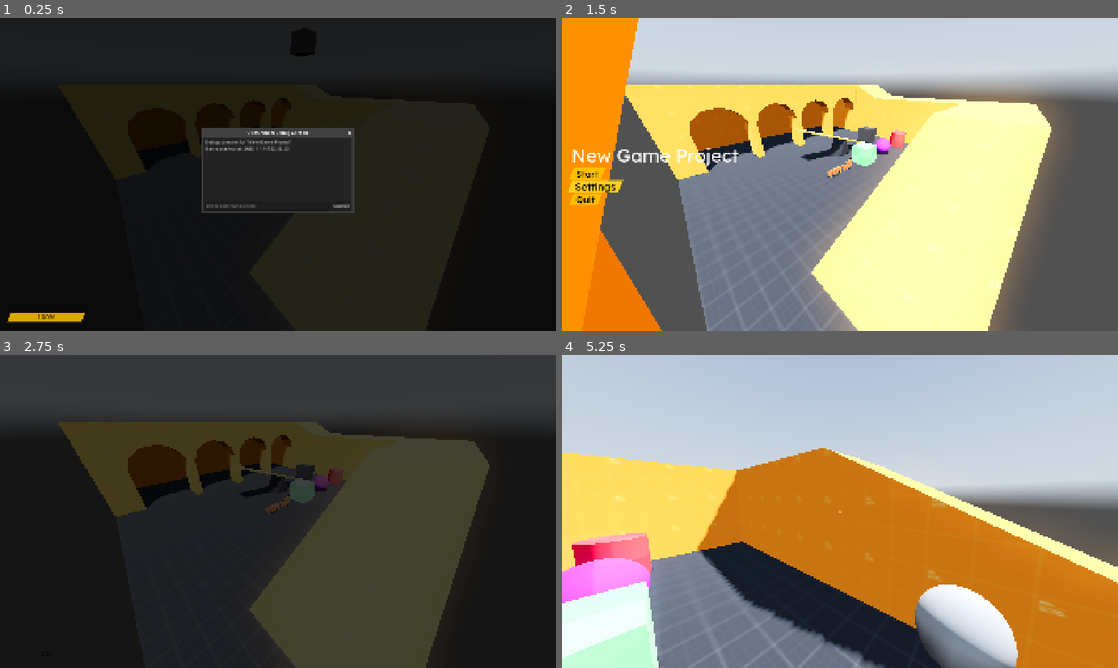
Above: before the commit, frames 1-4 (two rows, left to right).
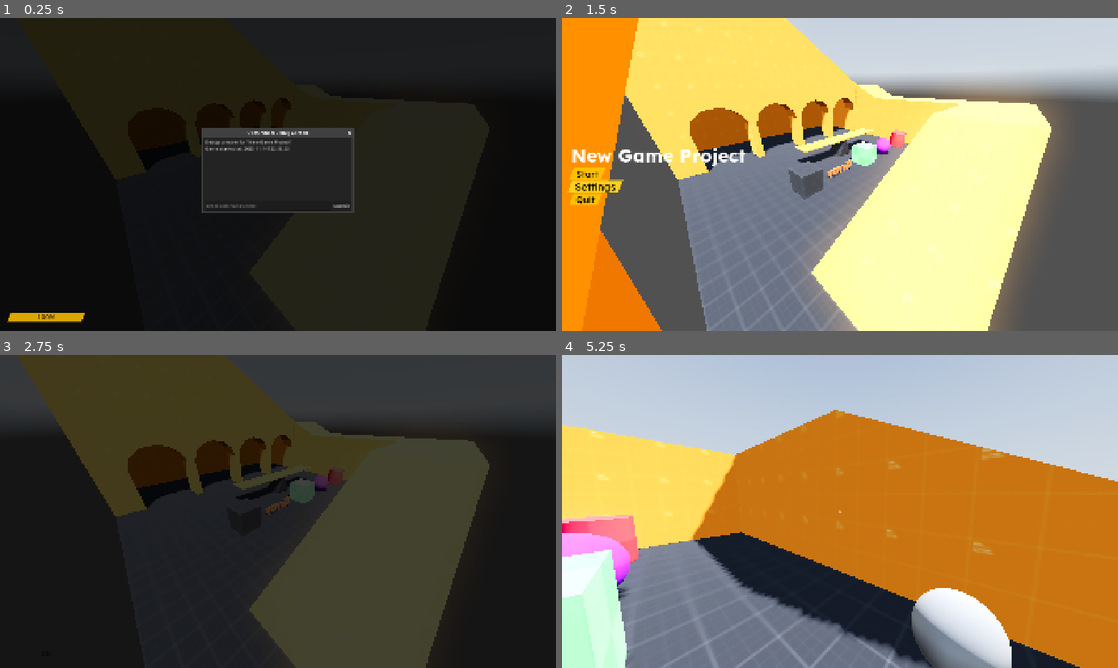
Above: after the commit, the same moments.

Repository: rayhan-nurdjaman/new-game-project
Game: Godot game, scene res://src/main.tscn
Same seed, same stepped clock (60 frames per second), same inputs: the game is played once before the commit and once after it. A sky picture missing from this copy of the repository is replaced by a grey-blue gradient.
Inputs (mouse positions are in pixels of both pictures, inside the frame that each line leads up to):
- Up to frame 1 (0.25 s): no input
- Up to frame 2 (1.5 s): click (828, 205) at 0.52 s; type "12" at 0.6 s; click "Settings" at 1.25 s
- Up to frame 3 (2.75 s): click "Start" at 2 s
- Up to frame 4 (5.25 s): move the mouse to (962, 495) at 2.77 s; hold D (move_right) 2.78-3.53 s; tap Space (move_jump) at 2.85, 3.02, 3.32, 3.77, 3.8, 4.07, 4.55 s; move the mouse to (812, 511) at 3.52 s; hold W (move_forward) from 3.53 s (still down); right-click (812, 511) at 3.6 s; move the mouse to (851, 505) at 4.27 s; hold E (interact_use) 4.28-5.03 s; move the mouse to (834, 517) at 5.02 s; tap Mouse wheel down (scroll_down) at 5.1 s

The runs differ from the first frame. In frame 1, less than 0.1% of the frame differs, in the area x 53-56%, y 11-13%; in frame 2, 9.0%; in frame 3, 8.5%; in frame 4, 30%, in the area x 0-100%, y 17-100%.

Commit message:
adjustments

Diff:
--- a/src/levels/test_level.tscn
+++ b/src/levels/test_level.tscn
@@ -81,6 +81,25 @@
 [sub_resource type="CylinderShape3D" id="CylinderShape3D_t1chq"]
 height = 1.0
 
+[sub_resource type="StandardMaterial3D" id="StandardMaterial3D_woqy2"]
+albedo_texture = ExtResource("9_b7rnw")
+uv1_triplanar = true
+
+[sub_resource type="BoxMesh" id="BoxMesh_q3sum"]
+size = Vector3(6, 0.05, 1)
+
+[sub_resource type="BoxShape3D" id="BoxShape3D_202rx"]
+size = Vector3(6, 0.05, 1)
+
+[sub_resource type="StandardMaterial3D" id="StandardMaterial3D_sj6ii"]
+albedo_texture = ExtResource("10_7yhca")
+uv1_triplanar = true
+
+[sub_resource type="PrismMesh" id="PrismMesh_q3sum"]
+
+[sub_resource type="ConcavePolygonShape3D" id="ConcavePolygonShape3D_202rx"]
+data = PackedVector3Array(0, 0.5, 0.5, 0.5, -0.5, 0.5, -0.5, -0.5, 0.5, 0, 0.5, -0.5, -0.5, -0.5, -0.5, 0.5, -0.5, -0.5, 0, 0.5, 0.5, 0, 0.5, -0.5, 0.5, -0.5, 0.5, 0, 0.5, -0.5, 0.5, -0.5, -0.5, 0.5, -0.5, 0.5, 0, 0.5, -0.5, 0, 0.5, 0.5, -0.5, -0.5, -0.5, 0, 0.5, 0.5, -0.5, -0.5, 0.5, -0.5, -0.5, -0.5, -0.5, -0.5, 0.5, 0.5, -0.5, 0.5, -0.5, -0.5, -0.5, 0.5, -0.5, 0.5, 0.5, -0.5, -0.5, -0.5, -0.5, -0.5)
+
 [sub_resource type="StandardMaterial3D" id="StandardMaterial3D_6o3kl"]
 albedo_texture = ExtResource("1_1ky7t")
 uv1_triplanar = true
@@ -88,25 +107,6 @@
 [sub_resource type="StandardMaterial3D" id="StandardMaterial3D_7hvae"]
 albedo_texture = ExtResource("4_br53r")
 uv1_triplanar = true
-
-[sub_resource type="StandardMaterial3D" id="StandardMaterial3D_woqy2"]
-albedo_texture = ExtResource("9_b7rnw")
-uv1_triplanar = true
-
-[sub_resource type="BoxMesh" id="BoxMesh_q3sum"]
-size = Vector3(6, 0.05, 1)
-
-[sub_resource type="BoxShape3D" id="BoxShape3D_202rx"]
-size = Vector3(6, 0.05, 1)
-
-[sub_resource type="StandardMaterial3D" id="StandardMaterial3D_sj6ii"]
-albedo_texture = ExtResource("10_7yhca")
-uv1_triplanar = true
-
-[sub_resource type="PrismMesh" id="PrismMesh_q3sum"]
-
-[sub_resource type="ConcavePolygonShape3D" id="ConcavePolygonShape3D_202rx"]
-data = PackedVector3Array(0, 0.5, 0.5, 0.5, -0.5, 0.5, -0.5, -0.5, 0.5, 0, 0.5, -0.5, -0.5, -0.5, -0.5, 0.5, -0.5, -0.5, 0, 0.5, 0.5, 0, 0.5, -0.5, 0.5, -0.5, 0.5, 0, 0.5, -0.5, 0.5, -0.5, -0.5, 0.5, -0.5, 0.5, 0, 0.5, -0.5, 0, 0.5, 0.5, -0.5, -0.5, -0.5, 0, 0.5, 0.5, -0.5, -0.5, 0.5, -0.5, -0.5, -0.5, -0.5, -0.5, 0.5, 0.5, -0.5, 0.5, -0.5, -0.5, -0.5, 0.5, -0.5, 0.5, 0.5, -0.5, -0.5, -0.5, -0.5, -0.5)
 
 [node name="TestLevel" type="Node3D"]
 
@@ -121,8 +121,12 @@
 [node name="CameraMarker" type="Marker3D" parent="."]
 transform = Transform3D(-0.7071068, -0.35355335, 0.6123724, 0, 0.8660254, 0.5, -0.7071067, 0.3535534, -0.6123724, 7, 4, -7)
 
+[node name="SpawnPoint" type="Marker3D" parent="."]
+transform = Transform3D(1, 0, 0, 0, 1, 0, 0, 0, 1, 2, 1, 0)
+
 [node name="RigidBody3D" type="RigidBody3D" parent="."]
 transform = Transform3D(1, 0, 0, 0, 1, 0, 0, 0, 1, 0, 0.5, -2)
+mass = 5.0
 physics_material_override = SubResource("PhysicsMaterial_hdcac")
 
 [node name="MeshInstance3D" type="MeshInstance3D" parent="RigidBody3D"]
@@ -133,8 +137,8 @@
 shape = SubResource("BoxShape3D_6o3kl")
 
 [node name="RigidBody3D5" type="RigidBody3D" parent="."]
-transform = Transform3D(1, 0, 0, 0, 1, 0, 0, 0, 1, -2, 6.5, 0)
-mass = 5.0
+transform = Transform3D(1, 0, 0, 0, 1, 0, 0, 0, 1, 4, 0.5, -2)
+mass = 10.0
 physics_material_override = SubResource("PhysicsMaterial_hdcac")
 
 [node name="MeshInstance3D" type="MeshInstance3D" parent="RigidBody3D5"]
@@ -146,6 +150,7 @@
 
 [node name="RigidBody3D2" type="RigidBody3D" parent="."]
 transform = Transform3D(1, 0, 0, 0, 1, 0, 0, 0, 1, 2, 0.5, -2)
+mass = 2.0
 physics_material_override = SubResource("PhysicsMaterial_hdcac")
 
 [node name="MeshInstance3D" type="MeshInstance3D" parent="RigidBody3D2"]
@@ -157,6 +162,7 @@
 
 [node name="RigidBody3D3" type="RigidBody3D" parent="."]
 transform = Transform3D(1, 0, 0, 0, 1, 0, 0, 0, 1, -2, 0.5, -2)
+mass = 5.0
 physics_material_override = SubResource("PhysicsMaterial_hdcac")
 
 [node name="MeshInstance3D" type="MeshInstance3D" parent="RigidBody3D3"]
@@ -168,6 +174,7 @@
 
 [node name="RigidBody3D4" type="RigidBody3D" parent="."]
 transform = Transform3D(1, 0, 0, 0, 1, 0, 0, 0, 1, -4, 0.5, -2)
+mass = 5.0
 physics_material_override = SubResource("PhysicsMaterial_hdcac")
 
 [node name="MeshInstance3D" type="MeshInstance3D" parent="RigidBody3D4"]
@@ -177,82 +184,22 @@
 [node name="CollisionShape3D" type="CollisionShape3D" parent="RigidBody3D4"]
 shape = SubResource("CylinderShape3D_t1chq")
 
-[node name="CSGBox3D" type="CSGBox3D" parent="."]
-transform = Transform3D(1, 0, 0, 0, 1, 0, 0, 0, 1, 0, -0.5, 0)
-material_override = SubResource("StandardMaterial3D_6o3kl")
-use_collision = true
-size = Vector3(16, 1, 16)
-
-[node name="CSGCombiner3D" type="CSGCombiner3D" parent="."]
-material_override = SubResource("StandardMaterial3D_7hvae")
-use_collision = true
-
-[node name="CSGPolygon3D" type="CSGPolygon3D" parent="CSGCombiner3D"]
-transform = Transform3D(1, 0, 0, 0, 1, 0, 0, 0, 1, 0, 0, -5)
-use_collision = true
-polygon = PackedVector2Array(0, 0, 0, 3, 6, 0)
-depth = 3.0
-
-[node name="CSGPolygon3D6" type="CSGPolygon3D" parent="CSGCombiner3D"]
-transform = Transform3D(-4.371139e-08, 0, 1, 0, 1, 0, -1, 0, -4.371139e-08, -5, 3, 3)
-use_collision = true
-polygon = PackedVector2Array(0, 0, 0, 1, 2, 0)
-depth = 3.0
-
-[node name="CSGBox3D" type="CSGBox3D" parent="CSGCombiner3D"]
-transform = Transform3D(1, 0, 0, 0, 1, 0, 0, 0, 1, -4, 1.5, -6.5)
-size = Vector3(8, 3, 3)
-
-[node name="CSGBox3D2" type="CSGBox3D" parent="CSGCombiner3D"]
-transform = Transform3D(1, 0, 0, 0, 1, 0, 0, 0, 1, -6.5, 1.5, 0)
-size = Vector3(3, 3, 16)
-
-[node name="CSGBox3D3" type="CSGBox3D" parent="CSGCombiner3D"]
-transform = Transform3D(1, 0, 0, 0, 1, 0, 0, 0, 1, 0, 1.5, 7.5)
-size = Vector3(16, 3, 1)
-
-[node name="CSGBox3D4" type="CSGBox3D" parent="CSGCombiner3D"]
-transform = Transform3D(1, 0, 0, 0, 1, 0, 0, 0, 1, 7.5, 1.5, 5.5)
-size = Vector3(1, 3, 5)
-
-[node name="CSGBox3D5" type="CSGBox3D" parent="CSGCombiner3D"]
-transform = Transform3D(1, 0, 0, 0, 1, 0, 0, 0, 1, 0, 3.5, 5.5)
-size = Vector3(16, 1, 5)
-
-[node name="CSGPolygon3D2" type="CSGPolygon3D" parent="CSGCombiner3D"]
-transform = Transform3D(1, 0, 0, 0, 1, 0, 0, 0, 1, -3.5, 0, 4)
-polygon = PackedVector2Array(1.3000001, 0, 1.3000001, 2, 1.1, 2.5, 0.6, 2.9, 0, 3, -0.6, 2.9, -1.1, 2.5, -1.3000001, 2, -1.3000001, 0, -1.5, 0, -1.5, 4, 1.5, 4, 1.5, 0)
-
-[node name="CSGPolygon3D3" type="CSGPolygon3D" parent="CSGCombiner3D"]
-transform = Transform3D(1, 0, 0, 0, 1, 0, 0, 0, 1, -0.5, 0, 4)
-polygon = PackedVector2Array(1.3000001, 0, 1.3000001, 2, 1.1, 2.5, 0.6, 2.9, 0, 3, -0.6, 2.9, -1.1, 2.5, -1.3000001, 2, -1.3000001, 0, -1.5, 0, -1.5, 4, 1.5, 4, 1.5, 0)
-
-[node name="CSGPolygon3D4" type="CSGPolygon3D" parent="CSGCombiner3D"]
-transform = Transform3D(1, 0, 0, 0, 1, 0, 0, 0, 1, 2.5, 0, 4)
-polygon = PackedVector2Array(1.3000001, 0, 1.3000001, 2, 1.1, 2.5, 0.6, 2.9, 0, 3, -0.6, 2.9, -1.1, 2.5, -1.3000001, 2, -1.3000001, 0, -1.5, 0, -1.5, 4, 1.5, 4, 1.5, 0)
-
-[node name="CSGPolygon3D5" type="CSGPolygon3D" parent="CSGCombiner3D"]
-transform = Transform3D(1, 0, 0, 0, 1, 0, 0, 0, 1, 5.5, 0, 4)
-polygon = PackedVector2Array(1.3000001, 0, 1.3000001, 2, 1.1, 2.5, 0.6, 2.9, 0, 3, -0.6, 2.9, -1.1, 2.5, -1.3000001, 2, -1.3000001, 0, -1.5, 0, -1.5, 4, 1.5, 4, 1.5, 0)
-
-[node name="SpawnPoint" type="Marker3D" parent="."]
-transform = Transform3D(1, 0, 0, 0, 1, 0, 0, 0, 1, 2, 1, 0)
+[node name="RigidBody3D6" type="RigidBody3D" parent="."]
+transform = Transform3D(1, 0, 0, 0, 1, 0, 0, 0, 1, 0, 1, 0)
+mass = 20.0
+
+[node name="MeshInstance3D" type="MeshInstance3D" parent="RigidBody3D6"]
+material_override = SubResource("StandardMaterial3D_woqy2")
+mesh = SubResource("BoxMesh_q3sum")
+
+[node name="CollisionShape3D" type="CollisionShape3D" parent="RigidBody3D6"]
+shape = SubResource("BoxShape3D_202rx")
 
 [node name="HingeJoint3D" type="HingeJoint3D" parent="."]
 transform = Transform3D(1, 0, 0, 0, 1, 0, 0, 0, 1, 0, 1, 0)
 node_a = NodePath("../StaticBody3D")
 node_b = NodePath("../RigidBody3D6")
 
-[node name="RigidBody3D6" type="RigidBody3D" parent="."]
-transform = Transform3D(1, 0, 0, 0, 1, 0, 0, 0, 1, 0, 1, 0)
-
-[node name="MeshInstance3D" type="MeshInstance3D" parent="RigidBody3D6"]
-material_override = SubResource("StandardMaterial3D_woqy2")
-mesh = SubResource("BoxMesh_q3sum")
-
-[node name="CollisionShape3D" type="CollisionShape3D" parent="RigidBody3D6"]
-shape = SubResource("BoxShape3D_202rx")
-
 [node name="StaticBody3D" type="StaticBody3D" parent="."]
 transform = Transform3D(1, 0, 0, 0, 1, 0, 0, 0, 1, 0, 0.5, 0)
 
@@ -262,3 +209,69 @@
 
 [node name="CollisionShape3D" type="CollisionShape3D" parent="StaticBody3D"]
 shape = SubResource("ConcavePolygonShape3D_202rx")
+
+[node name="Geometry" type="Node3D" parent="."]
+
+[node name="CSGBox3D" type="CSGBox3D" parent="Geometry"]
+transform = Transform3D(1, 0, 0, 0, 1, 0, 0, 0, 1, 0, -0.5, 0)
+material_override = SubResource("StandardMaterial3D_6o3kl")
+use_collision = true
+size = Vector3(16, 1, 16)
+
+[node name="CSGCombiner3D" type="CSGCombiner3D" parent="Geometry"]
+material_override = SubResource("StandardMaterial3D_7hvae")
+use_collision = true
+
+[node name="CSGPolygon3D" type="CSGPolygon3D" parent="Geometry/CSGCombiner3D"]
+transform = Transform3D(1, 0, 0, 0, 1, 0, 0, 0, 1, 0, 0, -5)
+use_collision = true
+polygon = PackedVector2Array(0, 0, 0, 3, 6, 0)
+depth = 3.0
+
+[node name="CSGPolygon3D6" type="CSGPolygon3D" parent="Geometry/CSGCombiner3D"]
+transform = Transform3D(-4.371139e-08, 0, 1, 0, 1, 0, -1, 0, -4.371139e-08, -5, 3, 3)
+use_collision = true
+polygon = PackedVector2Array(0, 0, 0, 1, 2, 0)
+depth = 3.0
+
+[node name="CSGPolygon3D7" type="CSGPolygon3D" parent="Geometry/CSGCombiner3D"]
+transform = Transform3D(-1, 0, -8.742278e-08, 0, 1, 0, 8.742278e-08, 0, -1, -3, 4, 3)
+use_collision = true
+polygon = PackedVector2Array(-4, 0, -11, 0, -11, 3, -4, 3, 2, 0)
+depth = 5.0
+
+[node name="CSGBox3D" type="CSGBox3D" parent="Geometry/CSGCombiner3D"]
+transform = Transform3D(1, 0, 0, 0, 1, 0, 0, 0, 1, -4, 1.5, -6.5)
+size = Vector3(8, 3, 3)
+
+[node name="CSGBox3D2" type="CSGBox3D" parent="Geometry/CSGCombiner3D"]
+transform = Transform3D(1, 0, 0, 0, 1, 0, 0, 0, 1, -6.5, 1.5, 0)
+size = Vector3(3, 3, 16)
+
+[node name="CSGBox3D3" type="CSGBox3D" parent="Geometry/CSGCombiner3D"]
+transform = Transform3D(1, 0, 0, 0, 1, 0, 0, 0, 1, 0, 1.5, 7.5)
+size = Vector3(16, 3, 1)
+
+[node name="CSGBox3D4" type="CSGBox3D" parent="Geometry/CSGCombiner3D"]
+transform = Transform3D(1, 0, 0, 0, 1, 0, 0, 0, 1, 7.5, 1.5, 5.5)
+size = Vector3(1, 3, 5)
+
+[node name="CSGBox3D5" type="CSGBox3D" parent="Geometry/CSGCombiner3D"]
+transform = Transform3D(1, 0, 0, 0, 1, 0, 0, 0, 1, 0, 3.5, 5.5)
+size = Vector3(16, 1, 5)
+
+[node name="CSGPolygon3D2" type="CSGPolygon3D" parent="Geometry/CSGCombiner3D"]
+transform = Transform3D(1, 0, 0, 0, 1, 0, 0, 0, 1, -3.5, 0, 4)
+polygon = PackedVector2Array(1.3000001, 0, 1.3000001, 2, 1.1, 2.5, 0.6, 2.9, 0, 3, -0.6, 2.9, -1.1, 2.5, -1.3000001, 2, -1.3000001, 0, -1.5, 0, -1.5, 4, 1.5, 4, 1.5, 0)
+
+[node name="CSGPolygon3D3" type="CSGPolygon3D" parent="Geometry/CSGCombiner3D"]
+transform = Transform3D(1, 0, 0, 0, 1, 0, 0, 0, 1, -0.5, 0, 4)
+polygon = PackedVector2Array(1.3000001, 0, 1.3000001, 2, 1.1, 2.5, 0.6, 2.9, 0, 3, -0.6, 2.9, -1.1, 2.5, -1.3000001, 2, -1.3000001, 0, -1.5, 0, -1.5, 4, 1.5, 4, 1.5, 0)
+
+[node name="CSGPolygon3D4" type="CSGPolygon3D" parent="Geometry/CSGCombiner3D"]
+transform = Transform3D(1, 0, 0, 0, 1, 0, 0, 0, 1, 2.5, 0, 4)
+polygon = PackedVector2Array(1.3000001, 0, 1.3000001, 2, 1.1, 2.5, 0.6, 2.9, 0, 3, -0.6, 2.9, -1.1, 2.5, -1.3000001, 2, -1.3000001, 0, -1.5, 0, -1.5, 4, 1.5, 4, 1.5, 0)
+
+[node name="CSGPolygon3D5" type="CSGPolygon3D" parent="Geometry/CSGCombiner3D"]
+transform = Transform3D(1, 0, 0, 0, 1, 0, 0, 0, 1, 5.5, 0, 4)
+polygon = PackedVector2Array(1.3000001, 0, 1.3000001, 2, 1.1, 2.5, 0.6, 2.9, 0, 3, -0.6, 2.9, -1.1, 2.5, -1.3000001, 2, -1.3000001, 0, -1.5, 0, -1.5, 4, 1.5, 4, 1.5, 0)
--- a/src/player/player.gd
+++ b/src/player/player.gd
@@ -3,6 +3,8 @@
 extends RigidBody3D
 
 #TODO: Apply opposite force to the player
+#TODO: Have proper force thing when jumping off of rigidbodies
+#TODO: Have stair movement using test_move
 
 # Physical movement constants
 const ACCEL_GROUND: float = 40.0
@@ -186,14 +188,27 @@
 	var is_on_floor: bool = false
 	var count: int = state.get_contact_count()
 	var max_cosine: float = cos(PI/4.0)
+	var rigidbody_floor: RigidBody3D = null
+	var normal: Vector3 = Vector3.ZERO
 
 	for contact_id in range(count):
-		var normal: Vector3 = state.get_contact_local_normal(contact_id)
+		normal = state.get_contact_local_normal(contact_id)
 		if normal.dot(Vector3.UP) >= max_cosine:
 			is_on_floor = true
+			var collider: Object = state.get_contact_collider_object(contact_id)
+			if collider is RigidBody3D:
+				rigidbody_floor = collider
 			break
 
 	print(is_on_floor)
+
+	if is_on_floor:
+		var accel_friction: Vector3 = (
+			gravity * FRICTION * Plane.PLANE_XZ.project(-linear_velocity.normalized())
+		)
+		state.apply_central_impulse(
+			mass * accel_friction.normalized() * min(accel_friction.length() * state.step, linear_velocity.length())
+		)
 
 	var speed: float
 	var accel: float
@@ -204,20 +219,26 @@
 		speed = SPEED_AIR
 		accel = ACCEL_AIR
 
-	var accel_move: Vector3 = accel * move_direction
-	var speed_target: float = move_direction.length() * speed
-	var speed_projection: float = linear_velocity.dot(move_direction)
+	var rotation_axis: Vector3 = normal.cross(Vector3.UP).normalized()
+	var angle: float = normal.signed_angle_to(Vector3.UP, rotation_axis)
+	var rotated_move_direction: Vector3
+
+	if is_zero_approx(angle):
+		rotated_move_direction = move_direction
+	else:
+		rotated_move_direction = move_direction.rotated(rotation_axis, -angle)
+
+
+	var accel_move: Vector3 = accel * rotated_move_direction
+	var speed_target: float = rotated_move_direction.length() * speed
+	var speed_projection: float = linear_velocity.dot(rotated_move_direction)
 
 	state.apply_central_impulse(accel_move.normalized() * mass * min(accel_move.length() * state.step, max(speed_target - speed_projection, 0.0)))
-#
-	#velocity += (
-		#accel_move.normalized()
-		#)
-	#)
 
 	if is_on_floor and Input.is_action_just_pressed("move_jump"):
 		state.apply_central_impulse(-gravity_vector * mass * jump_impulse)
-
+		if rigidbody_floor:
+			rigidbody_floor.apply_central_impulse(gravity_vector * mass * jump_impulse)
 
 func update_held_object(delta: float) -> void:
 	if held_object:
--- a/src/player/player.tscn
+++ b/src/player/player.tscn
@@ -1,7 +1,10 @@
-[gd_scene load_steps=5 format=3 uid="uid://cosflewrtevhb"]
+[gd_scene load_steps=6 format=3 uid="uid://cosflewrtevhb"]
 
 [ext_resource type="Script" uid="uid://f3ke6ankcxq8" path="res://src/player/player.gd" id="1_4flbx"]
 [ext_resource type="Script" uid="uid://d15swdm2cydb1" path="res://src/player/viewmodel_controller.gd" id="2_mf2ua"]
+
+[sub_resource type="PhysicsMaterial" id="PhysicsMaterial_rxibo"]
+friction = 0.0
 
 [sub_resource type="CapsuleShape3D" id="CapsuleShape3D_4flbx"]
 
@@ -13,8 +16,10 @@
 axis_lock_angular_x = true
 axis_lock_angular_y = true
 axis_lock_angular_z = true
-mass = 5.0
+mass = 50.0
+physics_material_override = SubResource("PhysicsMaterial_rxibo")
 can_sleep = false
+continuous_cd = true
 contact_monitor = true
 max_contacts_reported = 16
 script = ExtResource("1_4flbx")
--- a/src/player/viewmodel_controller.gd
+++ b/src/player/viewmodel_controller.gd
@@ -49,4 +49,4 @@
 		viewmodel_initial_transform.origin.x + BOB_AMPLITUDE_X * sine + offset.x
 	)
 
-	get_parent().transform.origin.y = 1.5 + 0.1 * abs(sine) * abs(cosine)
+	#get_parent().transform.origin.y = 1.5 + 0.1 * abs(sine) * abs(cosine)
--- a/src/ui/main_menu/main_menu.tscn
+++ b/src/ui/main_menu/main_menu.tscn
@@ -1,8 +1,9 @@
-[gd_scene load_steps=4 format=3 uid="uid://ben015ddg3i15"]
+[gd_scene load_steps=5 format=3 uid="uid://ben015ddg3i15"]
 
 [ext_resource type="Script" uid="uid://cx64rhnh30mio" path="res://src/ui/main_menu/main_menu.gd" id="1_2hyyg"]
 [ext_resource type="Script" uid="uid://ds0ii545dct55" path="res://src/ui/button_style_components/button_resize_component.gd" id="2_4ux21"]
 [ext_resource type="Theme" uid="uid://ct7oxof1hdkeo" path="res://res/theme.tres" id="2_osdni"]
+[ext_resource type="FontFile" uid="uid://deklxx44le2h6" path="res://res/fonts/lexend/Lexend-Bold.ttf" id="3_3oi2e"]
 
 [node name="MainMenu" type="CanvasLayer"]
 script = ExtResource("1_2hyyg")
@@ -30,6 +31,7 @@
 
 [node name="Label" type="Label" parent="MarginContainer/VBoxContainer"]
 layout_mode = 2
+theme_override_fonts/font = ExtResource("3_3oi2e")
 text = "New Game Project"
 
 [node name="VBoxContainer" type="VBoxContainer" parent="MarginContainer/VBoxContainer"]
--- a/src/ui/pause_menu/pause_menu.gd
+++ b/src/ui/pause_menu/pause_menu.gd
@@ -2,8 +2,8 @@
 
 
 func _ready() -> void:
-	$ColorRect/MarginContainer/VBoxContainer/VBoxContainer/Resume.pressed.connect(_on_resume_pressed)
-	$ColorRect/MarginContainer/VBoxContainer/VBoxContainer/MainMenu.pressed.connect(_on_main_menu_pressed)
+	$TextureRect/MarginContainer/VBoxContainer/VBoxContainer/Resume.pressed.connect(_on_resume_pressed)
+	$TextureRect/MarginContainer/VBoxContainer/VBoxContainer/MainMenu.pressed.connect(_on_main_menu_pressed)
 
 
 func _on_resume_pressed():
--- a/src/ui/pause_menu/pause_menu.tscn
+++ b/src/ui/pause_menu/pause_menu.tscn
@@ -1,21 +1,28 @@
-[gd_scene load_steps=4 format=3 uid="uid://dxwrqhxka77lb"]
+[gd_scene load_steps=6 format=3 uid="uid://dxwrqhxka77lb"]
 
 [ext_resource type="Script" uid="uid://c6fblnyp41idq" path="res://src/ui/pause_menu/pause_menu.gd" id="1_tnmsp"]
 [ext_resource type="Theme" uid="uid://ct7oxof1hdkeo" path="res://res/theme.tres" id="2_t0xlp"]
 [ext_resource type="Script" uid="uid://ds0ii545dct55" path="res://src/ui/button_style_components/button_resize_component.gd" id="3_vvyjd"]
 
+[sub_resource type="Gradient" id="Gradient_kqx3l"]
+interpolation_mode = 2
+colors = PackedColorArray(0, 0, 0, 0.5019608, 0, 0, 0, 0)
+
+[sub_resource type="GradientTexture2D" id="GradientTexture2D_j7lcx"]
+gradient = SubResource("Gradient_kqx3l")
+
 [node name="PauseMenu" type="CanvasLayer"]
 script = ExtResource("1_tnmsp")
 
-[node name="ColorRect" type="ColorRect" parent="."]
+[node name="TextureRect" type="TextureRect" parent="."]
 anchors_preset = 15
 anchor_right = 1.0
 anchor_bottom = 1.0
 grow_horizontal = 2
 grow_vertical = 2
-color = Color(0, 0, 0, 0.2509804)
+texture = SubResource("GradientTexture2D_j7lcx")
 
-[node name="MarginContainer" type="MarginContainer" parent="ColorRect"]
+[node name="MarginContainer" type="MarginContainer" parent="TextureRect"]
 layout_mode = 1
 anchors_preset = 15
 anchor_right = 1.0
@@ -24,55 +31,55 @@
 grow_vertical = 2
 theme = ExtResource("2_t0xlp")
 
-[node name="Polygon2D2" type="Polygon2D" parent="ColorRect/MarginContainer"]
+[node name="Polygon2D2" type="Polygon2D" parent="TextureRect/MarginContainer"]
 color = Color(0.9411765, 0.47058824, 0, 1)
 polygon = PackedVector2Array(-111, 330, -567, 328, -567, 1201, 419, 1200)
 
-[node name="Polygon2D" type="Polygon2D" parent="ColorRect/MarginContainer"]
+[node name="Polygon2D" type="Polygon2D" parent="TextureRect/MarginContainer"]
 color = Color(1, 0.5647059, 0, 1)
 polygon = PackedVector2Array(292, -152, -631, -147, -629, 1225, 43, 1222)
 
-[node name="VBoxContainer" type="VBoxContainer" parent="ColorRect/MarginContainer"]
+[node name="VBoxContainer" type="VBoxContainer" parent="TextureRect/MarginContainer"]
 layout_mode = 2
 size_flags_horizontal = 0
 size_flags_vertical = 4
 
-[node name="Label" type="Label" parent="ColorRect/MarginContainer/VBoxContainer"]
+[node name="Label" type="Label" parent="TextureRect/MarginContainer/VBoxContainer"]
 layout_mode = 2
 text = "Paused"
 
-[node name="VBoxContainer" type="VBoxContainer" parent="ColorRect/MarginContainer/VBoxContainer"]
+[node name="VBoxContainer" type="VBoxContainer" parent="TextureRect/MarginContainer/VBoxContainer"]
 layout_mode = 2
 size_flags_horizontal = 0
 size_flags_vertical = 4
 
-[node name="Resume" type="Button" parent="ColorRect/MarginContainer/VBoxContainer/VBoxContainer"]
+[node name="Resume" type="Button" parent="TextureRect/MarginContainer/VBoxContainer/VBoxContainer"]
 layout_mode = 2
 size_flags_horizontal = 0
 focus_mode = 0
 text = "Resume"
 
-[node name="ButtonResizeComponent" type="Node" parent="ColorRect/MarginContainer/VBoxContainer/VBoxContainer/Resume"]
+[node name="ButtonResizeComponent" type="Node" parent="TextureRect/MarginContainer/VBoxContainer/VBoxContainer/Resume"]
 script = ExtResource("3_vvyjd")
 metadata/_custom_type_script = "uid://ds0ii545dct55"
 
-[node name="Settings" type="Button" parent="ColorRect/MarginContainer/VBoxContainer/VBoxContainer"]
+[node name="Settings" type="Button" parent="TextureRect/MarginContainer/VBoxContainer/VBoxContainer"]
 layout_mode = 2
 size_flags_horizontal = 0
 focus_mode = 0
 text = "Settings"
 
-[node name="ButtonResizeComponent" type="Node" parent="ColorRect/MarginContainer/VBoxContainer/VBoxContainer/Settings"]
+[node name="ButtonResizeComponent" type="Node" parent="TextureRect/MarginContainer/VBoxContainer/VBoxContainer/Settings"]
 script = ExtResource("3_vvyjd")
 metadata/_custom_type_script = "uid://ds0ii545dct55"
 
-[node name="MainMenu" type="Button" parent="ColorRect/MarginContainer/VBoxContainer/VBoxContainer"]
+[node name="MainMenu" type="Button" parent="TextureRect/MarginContainer/VBoxContainer/VBoxContainer"]
 layout_mode = 2
 size_flags_horizontal = 0
 focus_mode = 0
 text = "Main Menu"
 
-[node name="ButtonResizeComponent" type="Node" parent="ColorRect/MarginContainer/VBoxContainer/VBoxContainer/MainMenu"]
+[node name="ButtonResizeComponent" type="Node" parent="TextureRect/MarginContainer/VBoxContainer/VBoxContainer/MainMenu"]
 script = ExtResource("3_vvyjd")
 metadata/_custom_type_script = "uid://ds0ii545dct55"
 
--- a/src/ui/ui_manager/ui_manager.gd
+++ b/src/ui/ui_manager/ui_manager.gd
@@ -9,15 +9,14 @@
 
 	$LoadingScreen.finished_fade_in.connect(SceneLoader._on_finished_fade_in)
 	$MainMenu.offset = Vector2(-1920.0, 0.0)
+	$PauseMenu.offset = Vector2(-1920.0, 0.0)
 
 func _process(delta: float) -> void:
 	if Input.is_action_just_pressed("console"):
 		if $Console.visible:
 			$Console.hide()
-			#Input.mouse_mode = Input.MOUSE_MODE_CAPTURED
 		else:
 			$Console.popup()
-			#Input.mouse_mode = Input.MOUSE_MODE_VISIBLE
 	if Input.is_action_just_pressed("ui_cancel"):
 		if GameState.state == GameState.State.IN_GAME:
 			GameState.change_state_to(GameState.State.PAUSED)
@@ -25,20 +24,31 @@
 			GameState.change_state_to(GameState.State.IN_GAME)
 
 func _on_game_state_changed(old_state, new_state):
-	#$HUD.visible = new_state == GameState.State.IN_GAME
 	var main_menu_position: Vector2
 	if new_state == GameState.State.MAIN_MENU:
 		main_menu_position = Vector2.ZERO
 	else:
 		main_menu_position = Vector2(-1920.0, 0.0)
-	var tween = create_tween()
-	tween.set_ignore_time_scale(true)
-	tween.set_ease(Tween.EASE_IN_OUT)
-	tween.set_trans(Tween.TRANS_CUBIC)
-	tween.set_pause_mode(Tween.TWEEN_PAUSE_PROCESS)
-	tween.tween_property($MainMenu, "offset", main_menu_position, 1.0)
+	var main_menu_tween = create_tween()
+	main_menu_tween.set_ignore_time_scale(true)
+	main_menu_tween.set_ease(Tween.EASE_IN_OUT)
+	main_menu_tween.set_trans(Tween.TRANS_CUBIC)
+	main_menu_tween.set_pause_mode(Tween.TWEEN_PAUSE_PROCESS)
+	main_menu_tween.tween_property($MainMenu, "offset", main_menu_position, 0.5)
 
-	$PauseMenu.visible = new_state == GameState.State.PAUSED
+	var pause_menu_position: Vector2
+	if new_state == GameState.State.PAUSED:
+		pause_menu_position = Vector2.ZERO
+	else:
+		pause_menu_position = Vector2(-1920.0, 0.0)
+	var pause_menu_tween = create_tween()
+	pause_menu_tween.set_ignore_time_scale(true)
+	pause_menu_tween.set_ease(Tween.EASE_IN_OUT)
+	pause_menu_tween.set_trans(Tween.TRANS_CUBIC)
+	pause_menu_tween.set_pause_mode(Tween.TWEEN_PAUSE_PROCESS)
+	pause_menu_tween.tween_property($PauseMenu, "offset", pause_menu_position, 0.5)
+
+	#$PauseMenu.visible = new_state == GameState.State.PAUSED
 	$HUD.visible = new_state == GameState.State.IN_GAME
 
 	$LoadingScreen.visible = (
